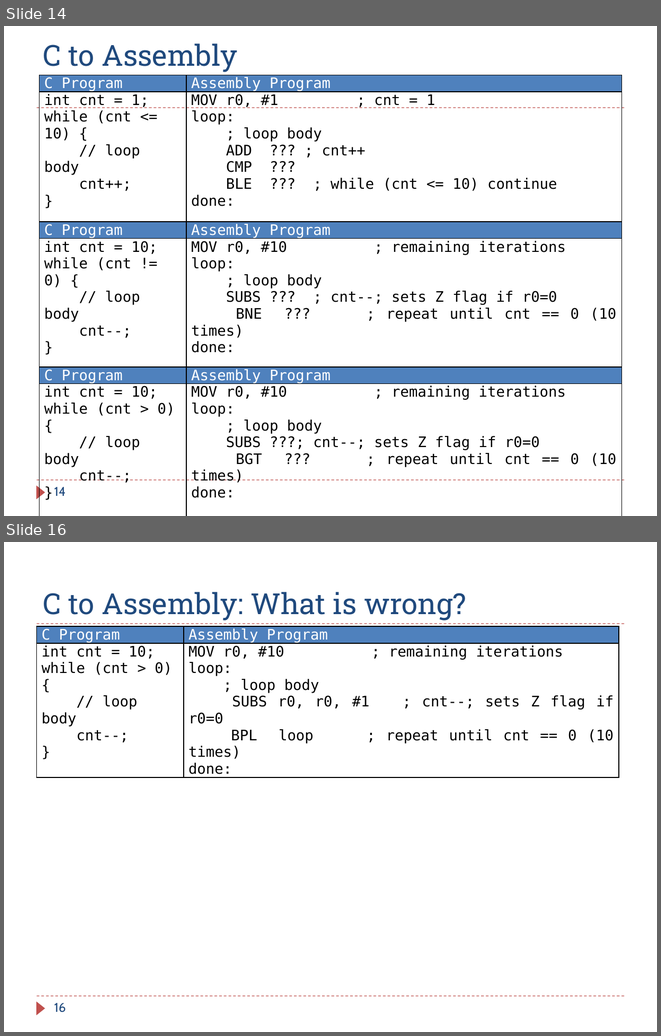
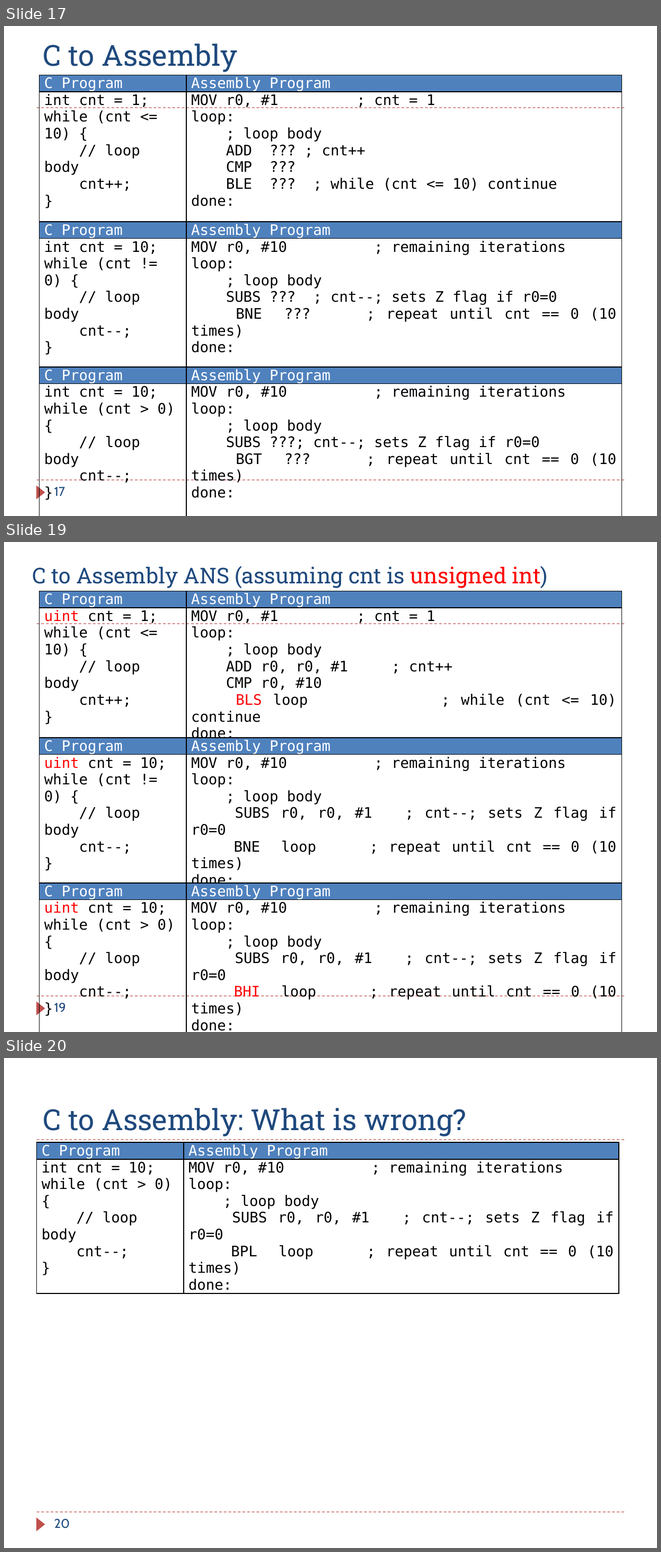
Before and after one commit to guhofstra/CSC111Fa25, a slide deck: PPTs/Ch6_ARM_Control_Flow_Exercises_ANS.pptx. Shown one above the other, each under a label of ours: slides 14 and 16 before the commit, slides 17, 19 and 20 after it; the slides between them are not shown. The pictures are 661x1036 and 661x1552 pixels, drawn with LibreOffice and Linux fonts; fonts in the diff are those of the drawing. Boxes give left, top, right and bottom in pixels: in the first picture for what was removed or moved away, otherwise in the second. Text is boxed around its words. In the diff, an @@ line names an element or a change of style, - is before the commit and + after.

```diff
--- a/PPTs/Ch6_ARM_Control_Flow_Exercises_ANS.pptx
+++ b/PPTs/Ch6_ARM_Control_Flow_Exercises_ANS.pptx
@@ slide 19 added at (4,542,657,1032), background #FFFFFF; not listed: 3 template elements that a slide beside it also shows @@
@@ title added at (32,566,548,588), 24 pt, text #1F497D @@
+C to Assembly ANS (assuming cnt is unsigned int)
@@ table added at (40,591,621,856), 2 rows, 2 columns @@
+C Program | Assembly Program
+uint cnt = 1; / while (cnt <= 10) { / // loop body / cnt++; / } | MOV r0, #1 ; cnt = 1 / loop: / ; loop body / ADD r0, r0, #1 ; cnt++ / CMP r0, #10 / BLS loop ; while (cnt <= 10) continue / done:
@@ table added at (40,738,621,890), 2 rows, 2 columns @@
+C Program | Assembly Program
+uint cnt = 10; / while (cnt != 0) { / // loop body / cnt--; / } | MOV r0, #10 ; remaining iterations / loop: / ; loop body / SUBS r0, r0, #1 ; cnt--; sets Z flag if r0=0 / BNE loop ; repeat until cnt == 0 (10 times) / done:
@@ table added at (40,883,621,1032), 2 rows, 2 columns @@
+C Program | Assembly Program
+uint cnt = 10; / while (cnt > 0) { / // loop body / cnt--; / } | MOV r0, #10 ; remaining iterations / loop: / ; loop body / SUBS r0, r0, #1 ; cnt--; sets Z flag if r0=0 / BHI loop ; repeat until cnt == 0 (10 times) / done:
@@ page number added at (54,1003,66,1012), 14 pt, text #1F497D @@
+19
@@ what was slide 14 is now slide 17 @@
@@ page number at (54,487,65,496): text changed @@
-14
+17
@@ what was slide 16 is now slide 20 @@
@@ page number at (54,1519,70,1528): text changed @@
-16
+20
```
Also in this commit, not shown: 10 slides changed, 3 other slides added, 2 slides removed, 1 other file.
